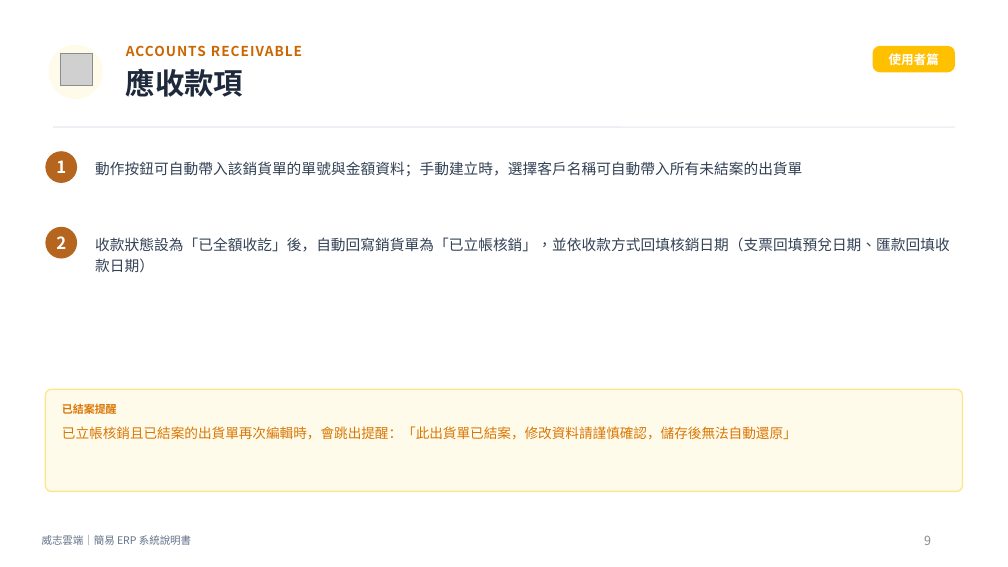
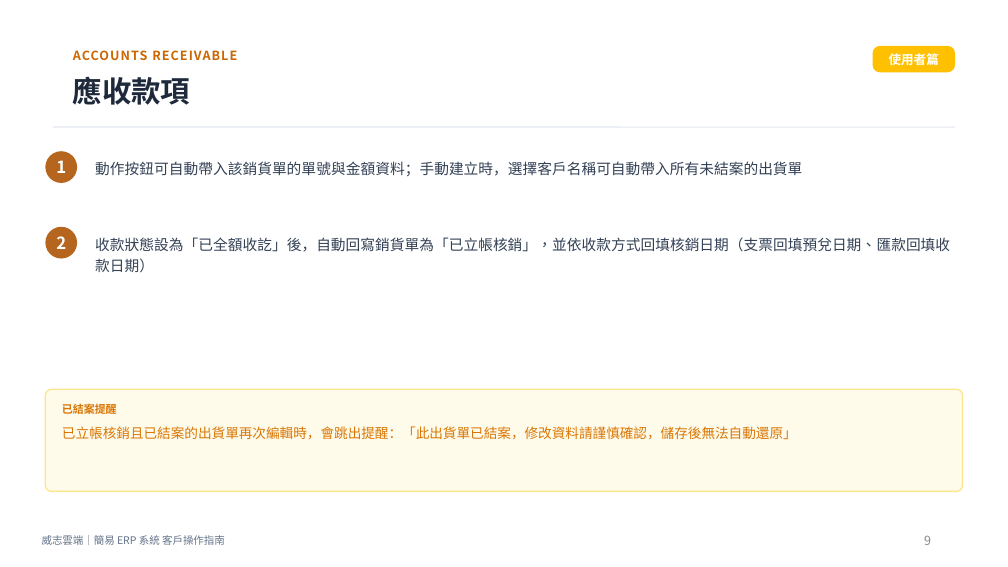
Before and after one commit to nkn262628/simple-erp-system, a slide deck: slide 9 of ERP說明_使用者篇.pptx. Drawn at 1008x567 pixels with LibreOffice and Linux fonts; fonts in the diff are those of the drawing; grey boxes stand for pictures. Boxes give left, top, right and bottom in pixels: in the first picture for what was removed or moved away, otherwise in the second. Text is boxed around its words. In the diff, an @@ line names an element or a change of style, - is before the commit and + after.

Commit message:
修訂說明書

```diff
--- a/ERP說明_使用者篇.pptx
+++ b/ERP說明_使用者篇.pptx
@@ ellipse removed at (48,45,103,99) @@
@@ picture removed at (60,53,93,85) @@
@@ text "ACCOUNTS RECEIVABLE": place and size @@
-text "ACCOUNTS RECEIVABLE" at (126,45,302,56)
+text "ACCOUNTS RECEIVABLE" at (73,50,237,60)
@@ text "ACCOUNTS RECEIVABLE" at (73,50,237,60): size 13 to 12 pt @@
@@ text "應收款項": place and size @@
-text "應收款項" at (126,68,243,97)
+text "應收款項" at (73,76,190,105)
@@ text at (42,535,225,545): text changed @@
-威志雲端｜簡易 ERP 系統說明書
+威志雲端｜簡易 ERP 系統 客戶操作指南
```
Also in this commit, not shown: 10 other slides changed, 3 other files.
